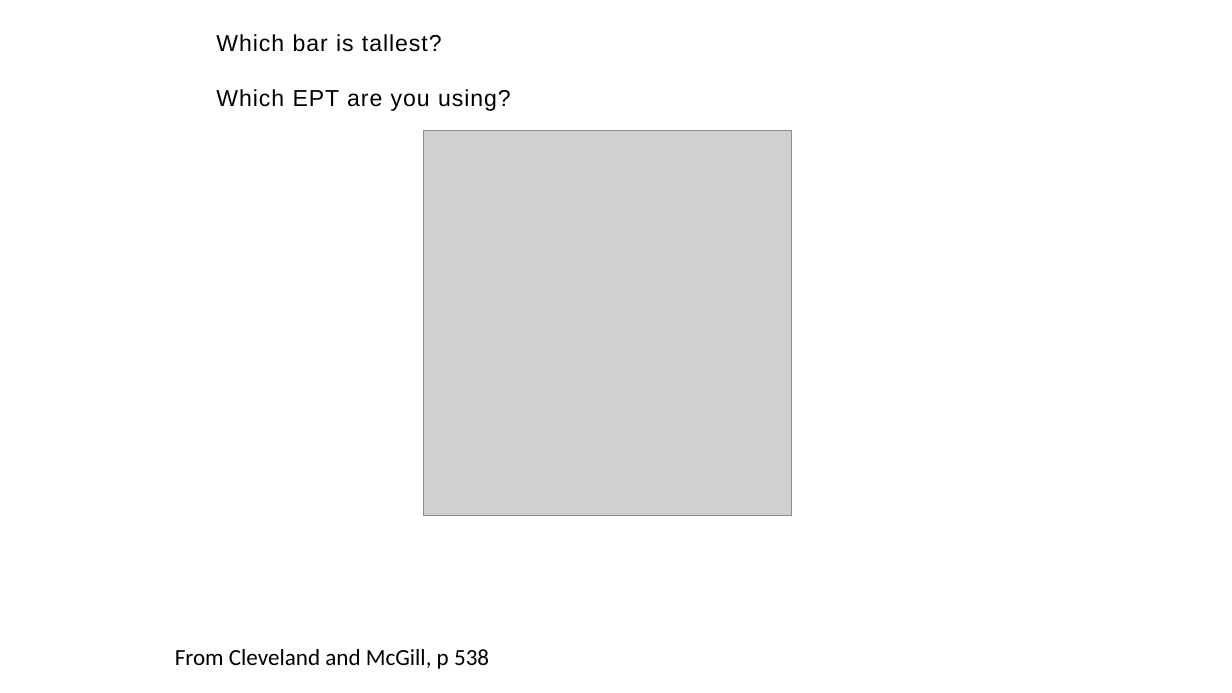
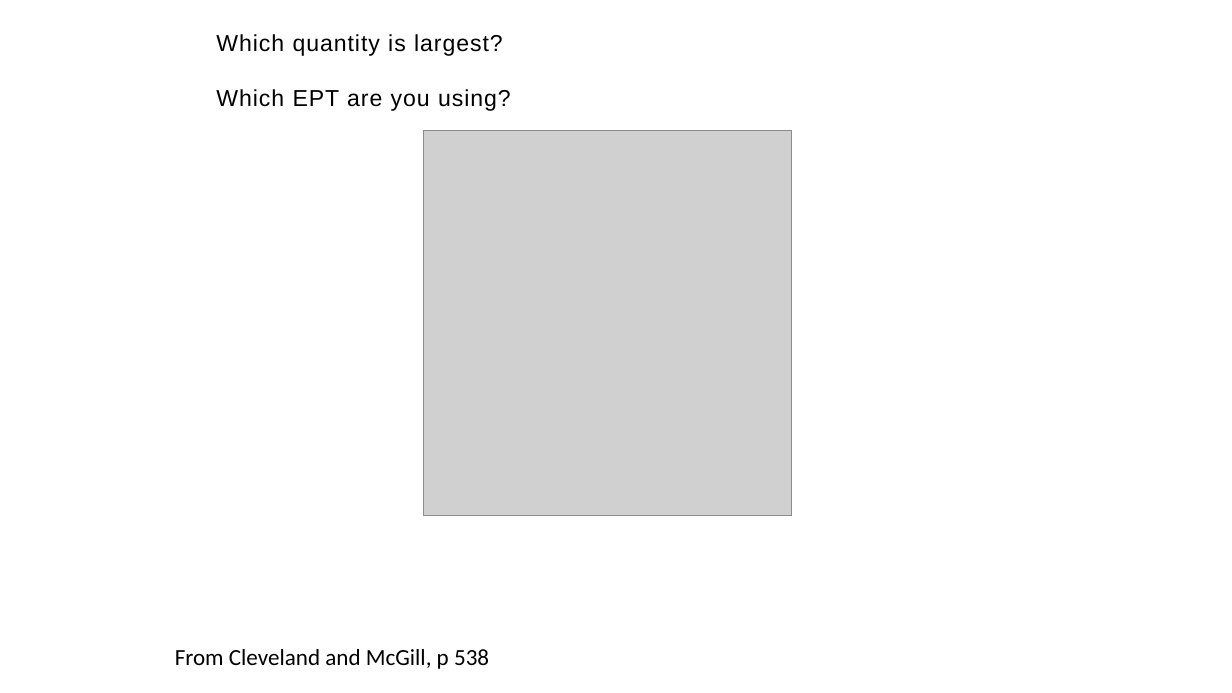
Before and after one commit to WSU-DataScience/WiCS_workshop, a slide deck: slide 30 of Visualization Notes/1 - Principles of data visualization.pptx. Drawn at 1232x693 pixels with LibreOffice and Linux fonts; fonts in the diff are those of the drawing; grey boxes stand for pictures. Boxes give left, top, right and bottom in pixels: in the first picture for what was removed or moved away, otherwise in the second. Text is boxed around its words. In the diff, an @@ line names an element or a change of style, - is before the commit and + after.

```diff
--- a/Visualization Notes/1 - Principles of data visualization.pptx
+++ b/Visualization Notes/1 - Principles of data visualization.pptx
@@ text at (216, 34, 503, 56): text changed @@
-Which bar is tallest?
+Which quantity is largest?
```
Also in this commit, not shown: 6 other slides changed, 3 slides added, 2 slides removed, 4 other files.
